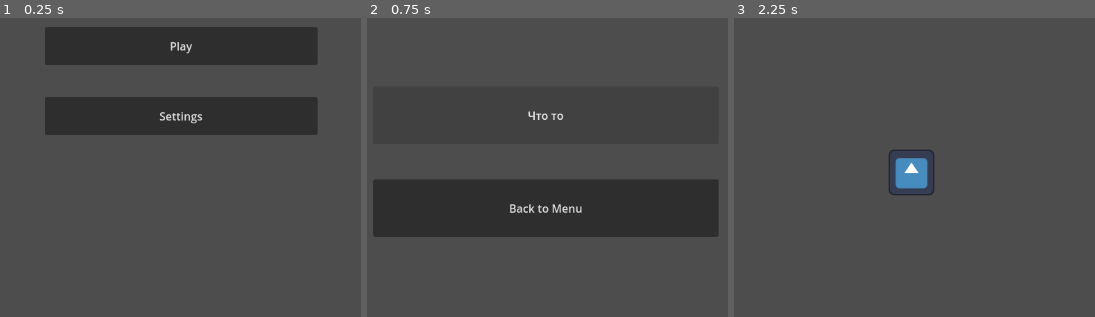
Above: before the commit, frames 1-3 (left to right).
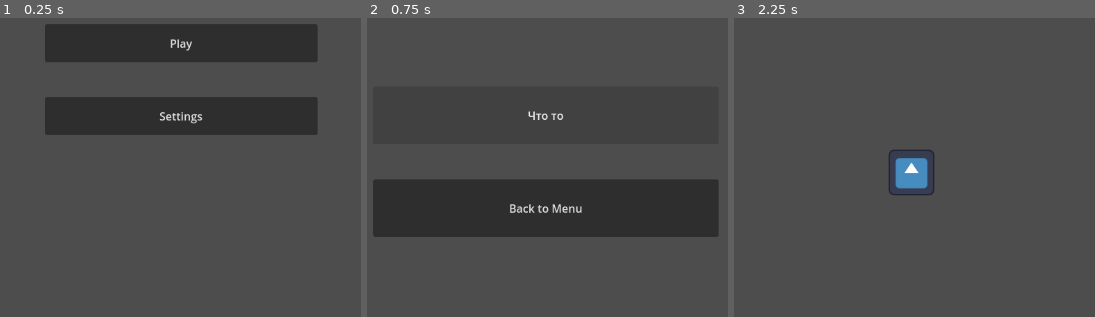
Above: after the commit, the same moments.

Repository: AWIX-studio/raiden_project
Game: Godot game, scene res://MainMenu.tscn
Two runs of this game, one before a commit and one after it. Both use one fixed random seed, a clock stepped at 60 frames per second and the inputs below. The project has no main scene, so this scene is started directly. The engine's default icon, where the game draws it, is replaced by a stand-in: a white triangle on a blue panel in a dark square.
Inputs:
- Up to frame 1 (0.25 s): no input
- Up to frame 2 (0.75 s): click "Settings" at 0.5 s
- Up to frame 3 (2.25 s): click "Back to Menu" at 1.25 s; click "Play" at 2 s

The runs differ from the first frame. In frame 1, 1.4% of the frame differs, in the area x 12-88%, y 2-16%; in frame 2, nothing differs; in frame 3, nothing differs.

Commit message:
test commit

Diff:
--- a/MainMenu.tscn
+++ b/MainMenu.tscn
@@ -7,9 +7,9 @@
 
 [node name="Button" type="Button" parent="."]
 offset_left = 385.0
-offset_top = 114.0
+offset_top = 110.0
 offset_right = 778.0
-offset_bottom = 169.0
+offset_bottom = 165.0
 text = "Play"
 
 [node name="Button2" type="Button" parent="."]
